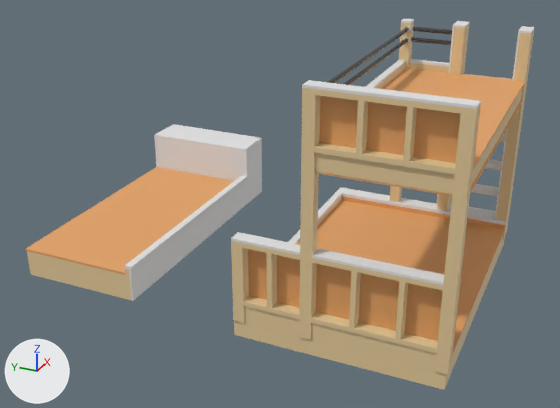
Renders of the glTF model public/models/bunks-project.glb from each side of a commit.
Camera for both pictures: a 50 mm camera at (-5.48, -1.5, 3.34) aimed at (0.13, 1.03, 0.53). Every picture has the same lights, and +X, +Y and +Z are marked at lower left. The older version comes first. Where no turn or scale is listed for an object, it has been applied to the vertices.

In view in the first picture: 'bed-platform', 'bed-rail-head', 'bed-rail-molding', 'cabinet-back', 'leg.004', 'leg.005', 'queen-head', 'queen-platform', 'queen-rail-head.001', 'twin-head', 'twin-platform-top', 'twin-rail-head' and 54 more.
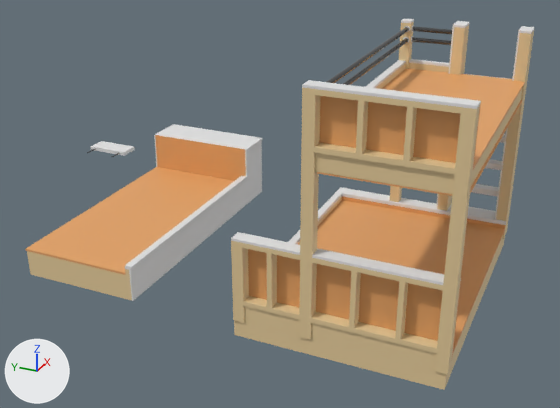
Pixel boxes (x1, y1, x2, y2) of what changed, in the pictures (560 x 408 px):
'cabinet-back', recoloured (white to orange)
    both: (155, 135, 246, 181)
'floating-shelf', added
    after: (90, 141, 135, 156)

Patch to the scene script:
```diff
--- a/public/models/bunks-project.glb.py
+++ b/public/models/bunks-project.glb.py
@@ me_cube_017 @@
 me_cube_017.from_pydata(...)  # 8 vertices, 4 faces; spans x -0.01..0.01, y -0.527..0.527, z -0.305..0.305
-me_cube_017.materials.append(mat_poplar_4_4)  # white #e7e7e7
+me_cube_017.materials.append(mat_plywood_poplar_3_4)  # orange #e7a566
@@ me_cube @@
+me_cube.from_pydata(...)  # a box spanning x -0.102..0.102, y -0.229..0.229, z -0.019..0.019
@@ ob_floating_shelf @@
+ob_floating_shelf = bpy.data.objects.new('floating-shelf', me_cube)
+ob_floating_shelf.location = (1.307, 3.642, 0.248)
```
